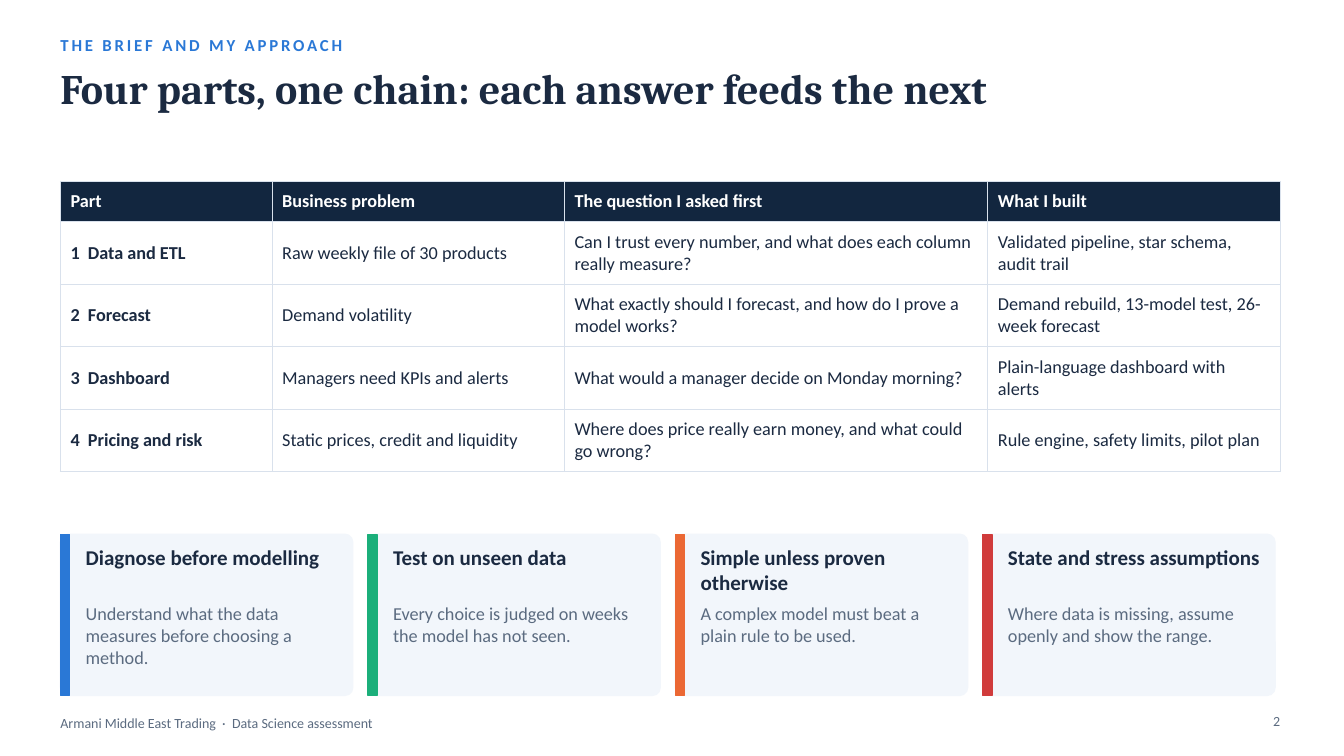
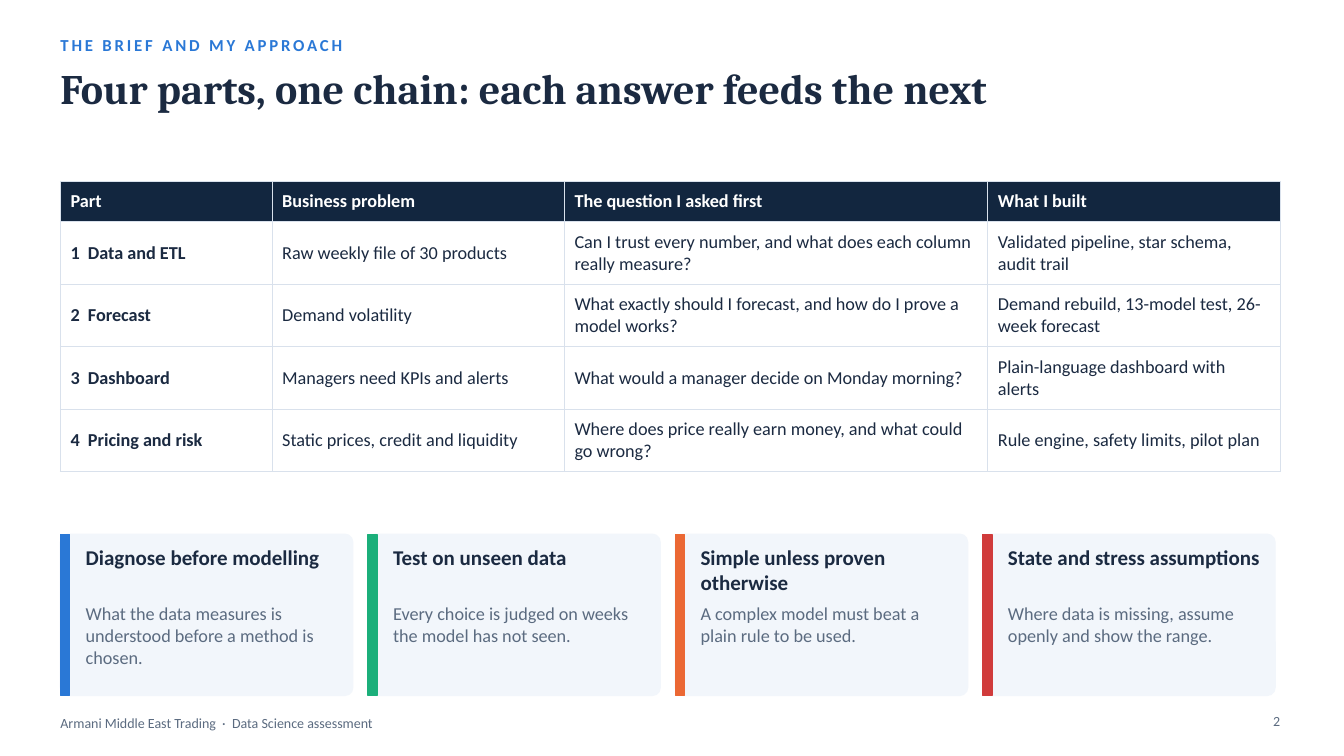
Before and after one commit to hrnademi/Technical_Assessment_HamidrezaNademi, a slide deck: slide 2 of Armani_Data_Science_Presentation.pptx. Drawn at 1344x756 pixels with LibreOffice and Linux fonts; fonts in the diff are those of the drawing. Boxes give left, top, right and bottom in pixels: in the first picture for what was removed or moved away, otherwise in the second. Text is boxed around its words. In the diff, an @@ line names an element or a change of style, - is before the commit and + after.

```diff
--- a/Armani_Data_Science_Presentation.pptx
+++ b/Armani_Data_Science_Presentation.pptx
@@ text at box(86, 607, 313, 664): text changed @@
-Understand what the data measures before choosing a method.
+What the data measures is understood before a method is chosen.
```
Also in this commit, not shown: 10 other slides changed, 3 slides added, 3 slides removed.
